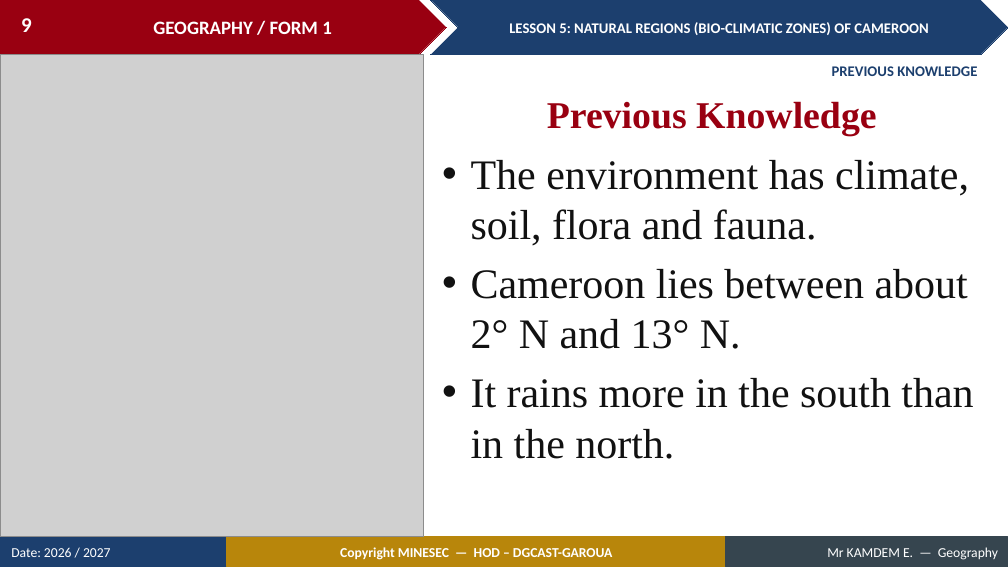
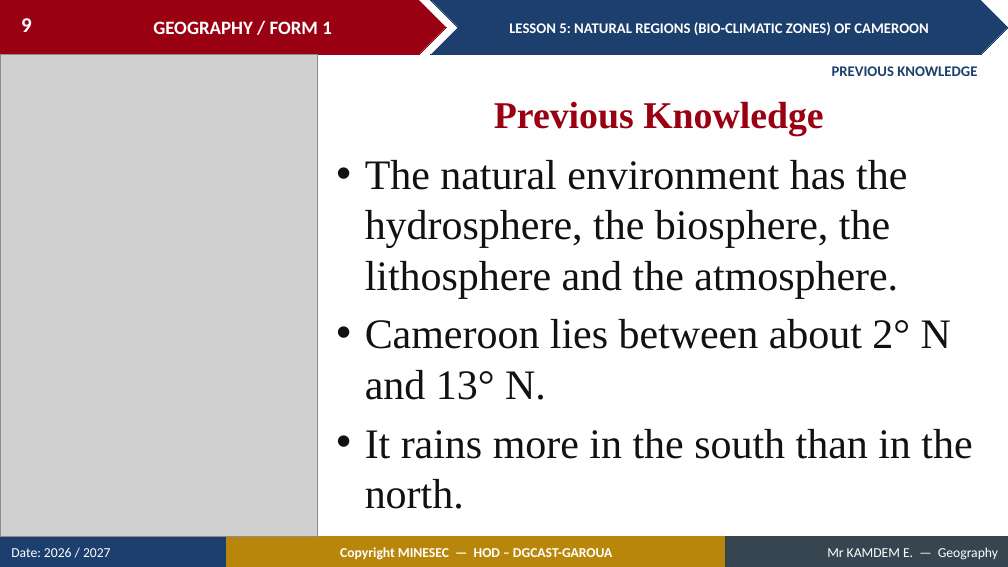
Before and after one commit to Berthautk/linea-github, a slide deck: slide 9 of lecons/F1/08_F1_M2_L05_Natural_Regions_Bio_climatic_Zones_of_Cameroon.pptx. Drawn at 1008x567 pixels with LibreOffice and Linux fonts; fonts in the diff are those of the drawing; grey boxes stand for pictures. Boxes give left, top, right and bottom in pixels: in the first picture for what was removed or moved away, otherwise in the second. Text is boxed around its words. In the diff, an @@ line names an element or a change of style, - is before the commit and + after.

```diff
--- a/lecons/F1/08_F1_M2_L05_Natural_Regions_Bio_climatic_Zones_of_Cameroon.pptx
+++ b/lecons/F1/08_F1_M2_L05_Natural_Regions_Bio_climatic_Zones_of_Cameroon.pptx
@@ picture: place and size @@
-picture at box(0, 54, 423, 537)
+picture at box(0, 54, 318, 537)
@@ text "Previous Knowledge": place and size @@
-text "Previous Knowledge" at box(547, 101, 876, 136)
+text "Previous Knowledge" at box(494, 101, 823, 136)
@@ text "The natural environment has the ...": place and size @@
-text "The natural environment has the ..." at box(471, 160, 973, 459)
+text "The natural environment has the ..." at box(365, 160, 972, 509)
@@ text at box(365, 160, 907, 298): text changed @@
-• The environment has climate, soil, flora and fauna.
+• The natural environment has the hydrosphere, the biosphere, the lithosphere and the atmosphere.
```
Also in this commit, not shown: 32 other slides changed, 20 slides added, 4 slides removed, 5 other files.
